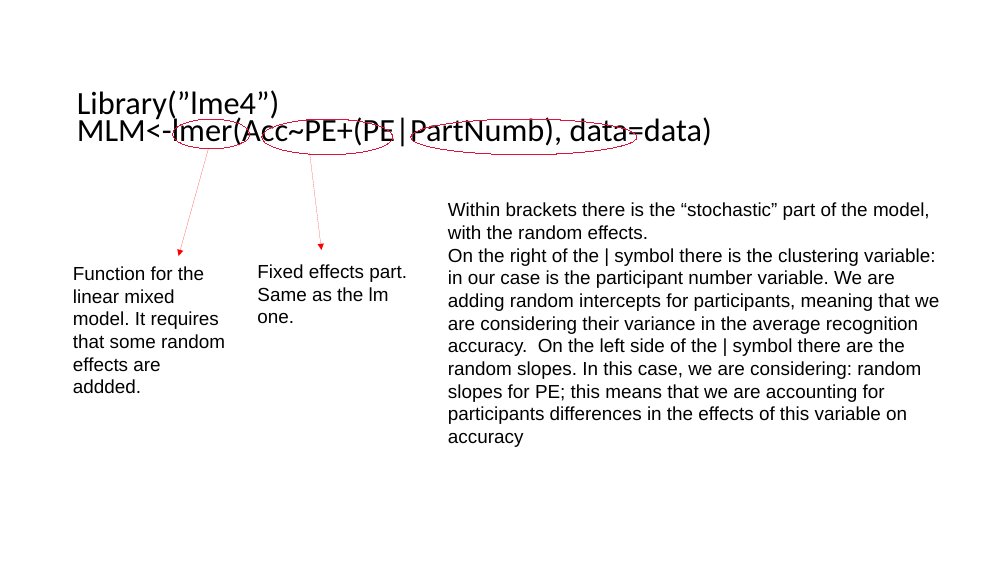
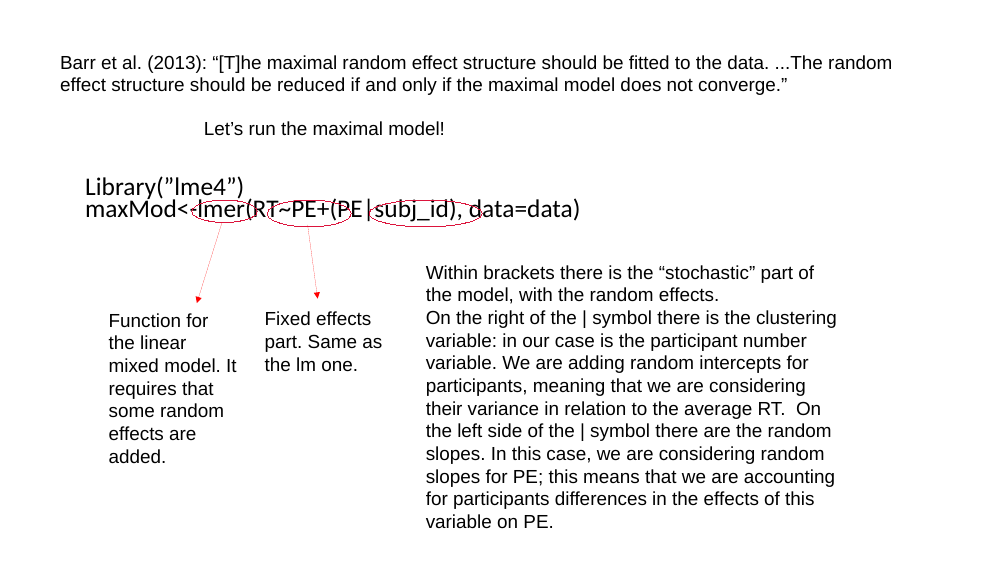
Before and after one commit to FPupillo/LMM_workshop, a slide deck: slide 43 of PPT_LMM.odp (slide 38 before the commit). Drawn at 1008x567 pixels with LibreOffice and Linux fonts; fonts in the diff are those of the drawing. Boxes give left, top, right and bottom in pixels: in the first picture for what was removed or moved away, otherwise in the second. Text is boxed around its words. In the diff, an @@ line names an element or a change of style, - is before the commit and + after.

```diff
--- a/PPT_LMM.odp
+++ b/PPT_LMM.odp
@@ text added at box(60, 55, 892, 95), 18 pt, text #000000 @@
+Barr et al. (2013): “[T]he maximal random effect structure should be fitted to the data. ...The random effect structure should be reduced if and only if the maximal model does not converge.”
@@ ellipse removed at box(411, 119, 637, 154) @@
@@ text added at box(204, 121, 445, 136), 18 pt, text #000000 @@
+Let’s run the maximal model!
@@ title at box(85, 176, 581, 223): text changed; size 30.8 to 24.2 pt @@
-Library(”lme4”)
-MLM<-lmer(Acc~PE+(PE|PartNumb), data=data)
+Library(”lme4”)
+maxMod<-lmer(RT~PE+(PE|subj_id), data=data)
@@ ellipse: place and size @@
-ellipse at box(172, 119, 250, 148)
+ellipse at box(192, 200, 258, 223)
@@ ellipse: place and size @@
-ellipse at box(262, 119, 392, 154)
+ellipse at box(268, 200, 352, 228)
@@ ellipse added at box(369, 200, 482, 228), outline #DC143C 0 pt @@
@@ arrow moved from (209, 149) - (178, 256) to (222, 222) - (197, 303) @@
@@ arrow moved from (309, 152) - (321, 250) to (308, 225) - (318, 299) @@
@@ text "Within brackets there is the ...": place and size @@
-text "Within brackets there is the ..." at box(448, 202, 939, 447)
+text "Within brackets there is the ..." at box(426, 265, 837, 529)
@@ text at box(109, 313, 236, 464): text changed @@
-Function for the linear mixed model. It requires that some random effects are addded.
+Function for the linear mixed model. It requires that some random effects are added.
@@ text "Fixed effects part. Same as ..." rewrapped from box(257, 264, 407, 324) to box(265, 311, 382, 372) @@
@@ text at box(426, 310, 837, 529): text changed @@
-On the right of the | symbol there is the clustering variable: in our case is the participant number variable. We are adding random intercepts for participants, meaning that we are considering their variance in the average recognition accuracy. On the left side of the | symbol there are the random slopes. In this case, we are considering: random slopes for PE; this means that we are accounting for participants differences in the effects of this variable on accuracy
+On the right of the | symbol there is the clustering variable: in our case is the participant number variable. We are adding random intercepts for participants, meaning that we are considering their variance in relation to the average RT. On the left side of the | symbol there are the random slopes. In this case, we are considering random slopes for PE; this means that we are accounting for participants differences in the effects of this variable on PE.
```
Also in this commit, not shown: 26 other slides changed, 23 slides added, 1 slide removed, 6 other files.
